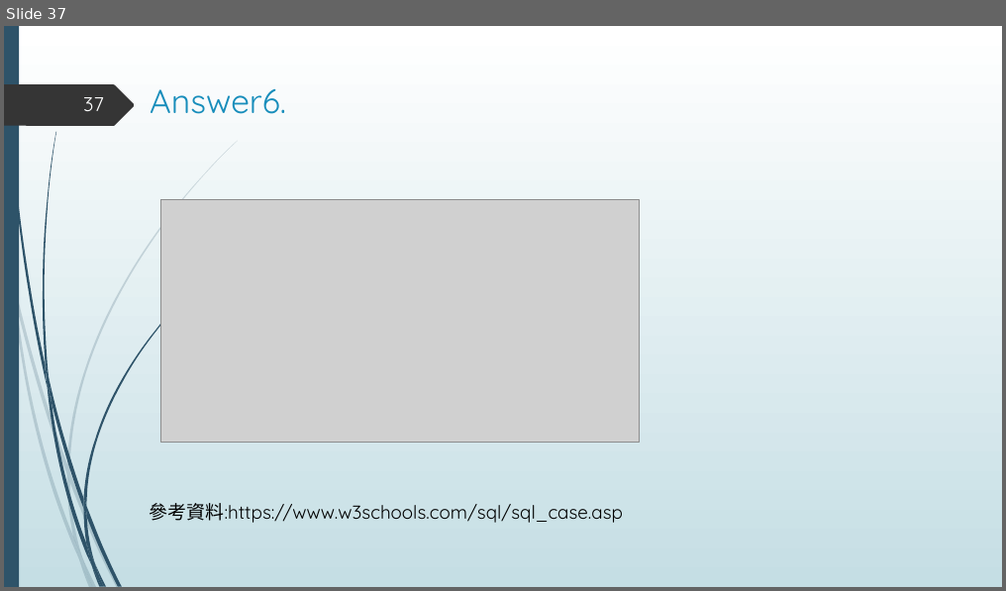
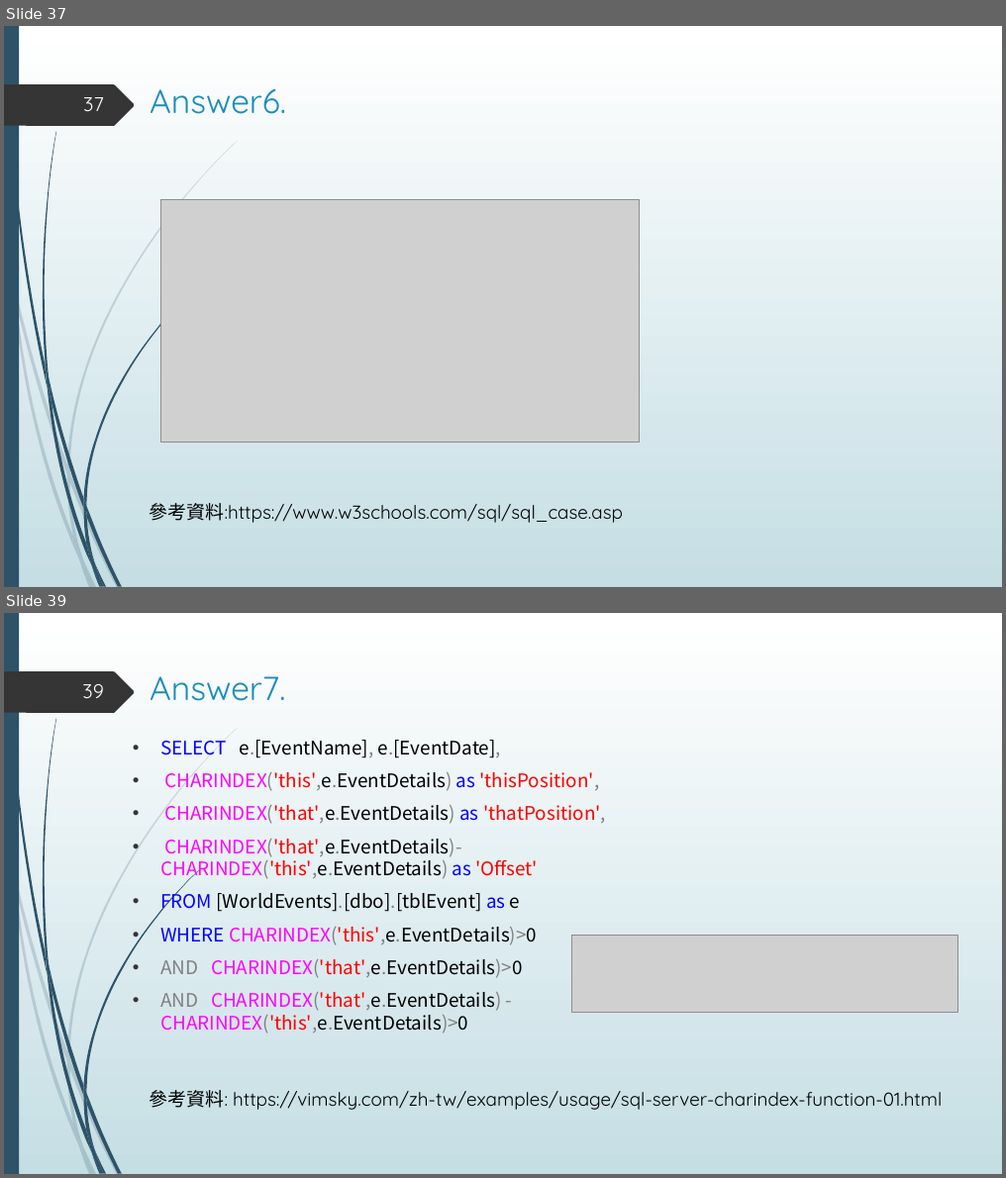
Before and after one commit to hsu0808/mssql-learning-2023-summer, a slide deck: sql answer.pptx. Shown one above the other, each under a label of ours: slide 37 before the commit, slides 37 and 39 after it; the slides between them are not shown. The pictures are 1006x591 and 1006x1178 pixels, drawn with LibreOffice and Linux fonts; fonts in the diff are those of the drawing; grey boxes stand for pictures. Boxes give left, top, right and bottom in pixels: in the first picture for what was removed or moved away, otherwise in the second. Text is boxed around its words. In the diff, an @@ line names an element or a change of style, - is before the commit and + after.

Commit message:
update sql answer

```diff
--- a/sql answer.pptx
+++ b/sql answer.pptx
@@ slide 39 added at (x1=4, y1=613, x2=1002, y2=1174), background gradient #FFFFFF to #C5DEE5; not listed: 24 template elements that a slide beside it also shows @@
@@ page number added at (x1=82, y1=684, x2=103, y2=698), 19 pt, text #FEFFFF @@
+39
@@ title added at (x1=150, y1=676, x2=285, y2=701), 32 pt, text #178DBB @@
+Answer7.
@@ text added at (x1=160, y1=740, x2=606, y2=1034), 18 pt, text #000000 @@
+• SELECT e.[EventName], e.[EventDate],
+• CHARINDEX('this',e.EventDetails) as 'thisPosition',
+• CHARINDEX('that',e.EventDetails) as 'thatPosition',
+• CHARINDEX('that',e.EventDetails)- CHARINDEX('this',e.EventDetails) as 'Offset'
+• FROM [WorldEvents].[dbo].[tblEvent] as e
+• WHERE CHARINDEX('this',e.EventDetails)>0
+• AND CHARINDEX('that',e.EventDetails)>0
+• AND CHARINDEX('that',e.EventDetails) - CHARINDEX('this',e.EventDetails)>0
@@ picture added at (x1=572, y1=935, x2=957, y2=1013) @@
@@ text added at (x1=150, y1=1090, x2=942, y2=1110), 18 pt, text #000000 @@
+參考資料: https://vimsky.com/zh-tw/examples/usage/sql-server-charindex-function-01.html
```
Also in this commit, not shown: 9 other slides added, 1 other file.
